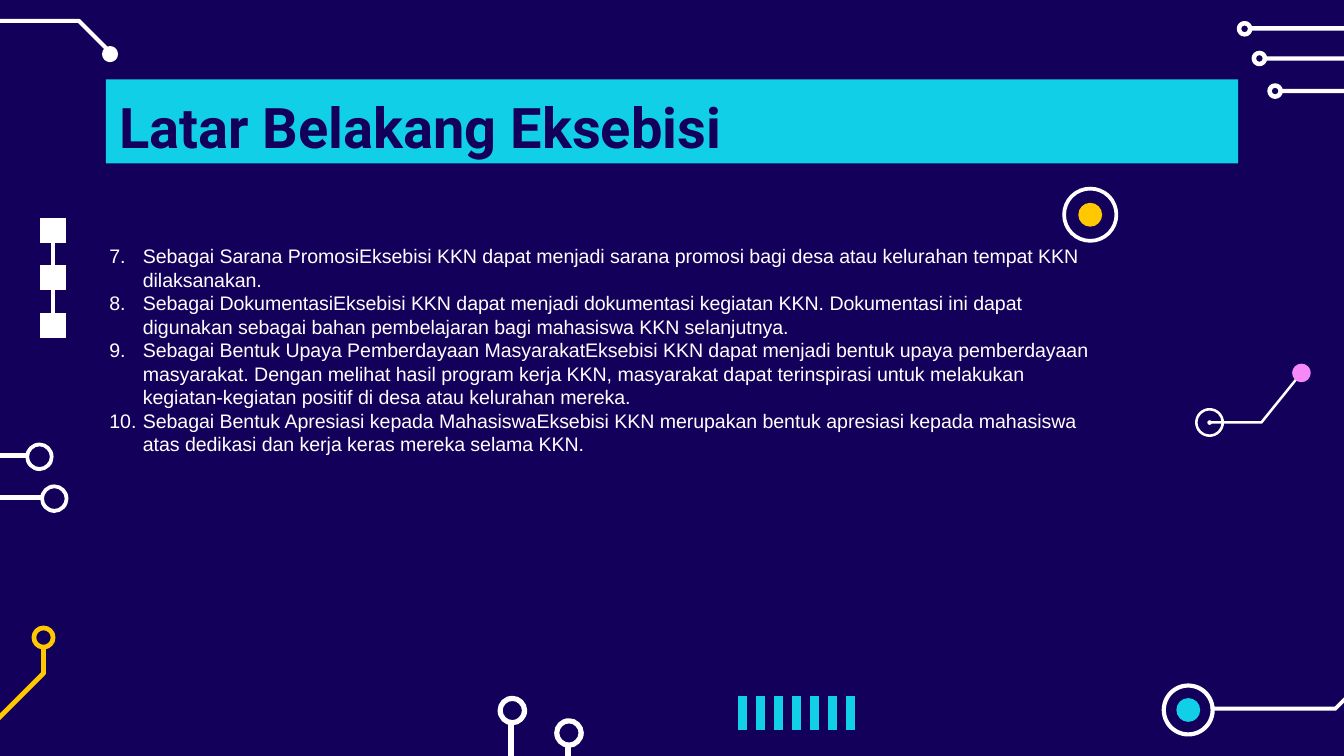
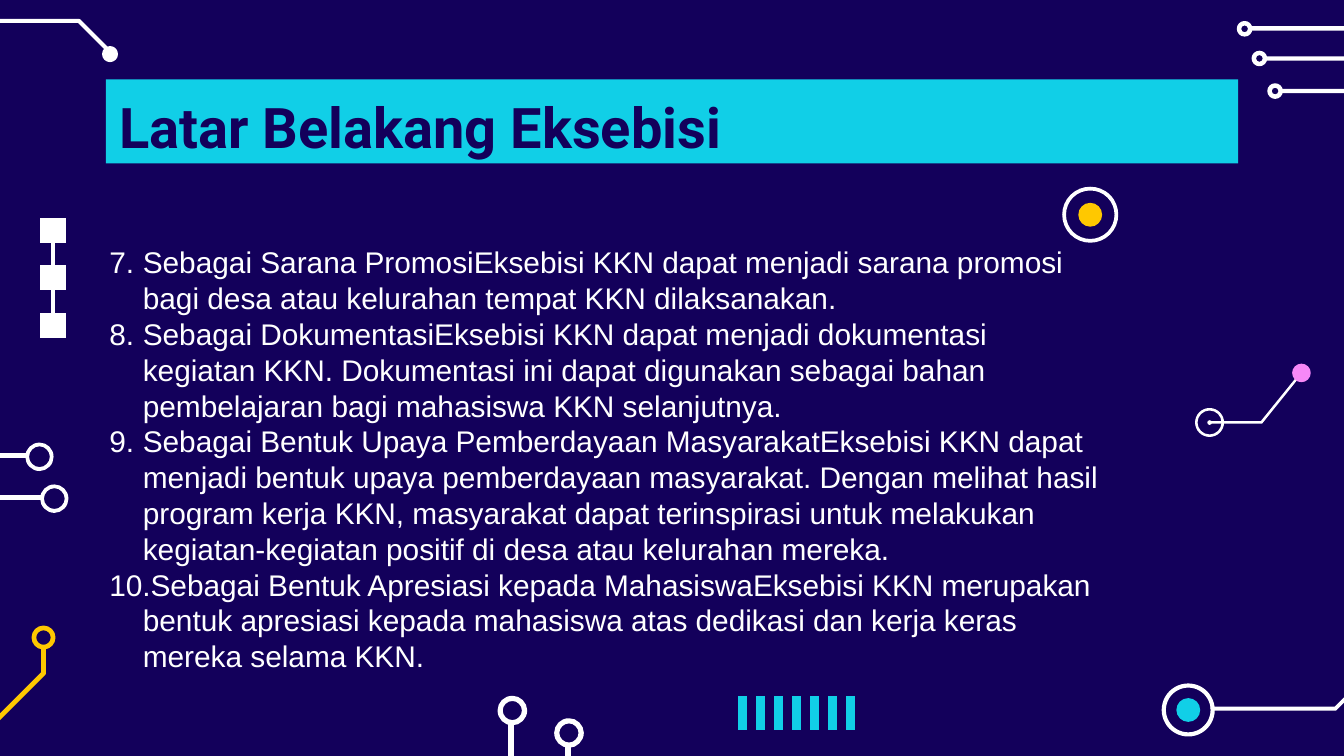
Before and after one commit to chariotofthesun/kkngenap2024, a slide deck: slide 4 of Peeeeeeeeenjk Eksebissii KKN Reg2024.pptx (slide 3 before the commit). Drawn at 1344x756 pixels with LibreOffice and Linux fonts; fonts in the diff are those of the drawing. Boxes give left, top, right and bottom in pixels: in the first picture for what was removed or moved away, otherwise in the second. Text is boxed around its words. In the diff, an @@ line names an element or a change of style, - is before the commit and + after.

```diff
--- a/Peeeeeeeeenjk Eksebissii KKN Reg2024.pptx
+++ b/Peeeeeeeeenjk Eksebissii KKN Reg2024.pptx
@@ text "Sebagai Sarana PromosiEksebisi KKN dapat ..." at [109, 251, 1097, 668]: size 10.5 to 16 pt @@
```
Also in this commit, not shown: 1 other slide changed, 1 slide added.
